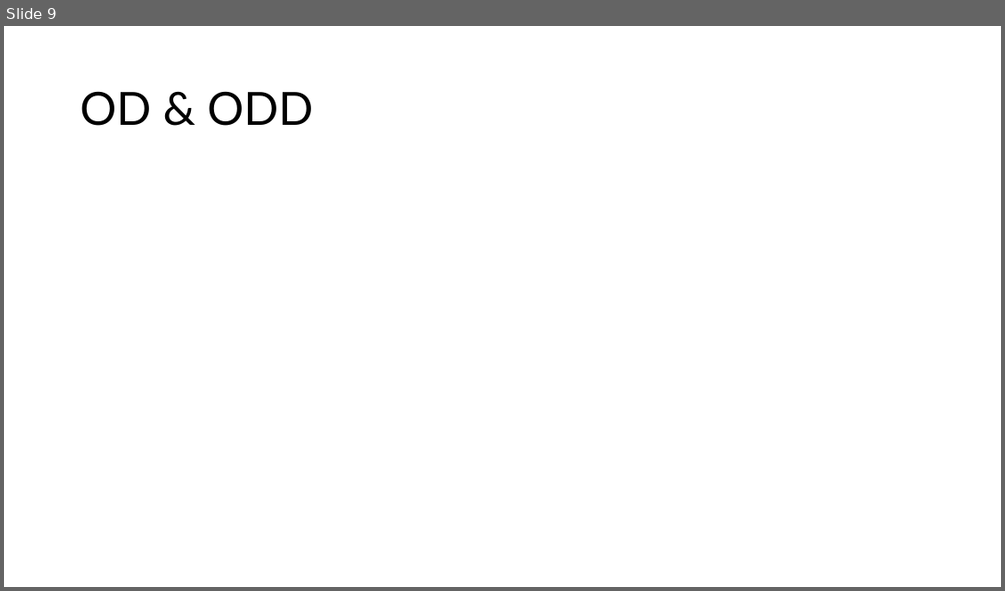
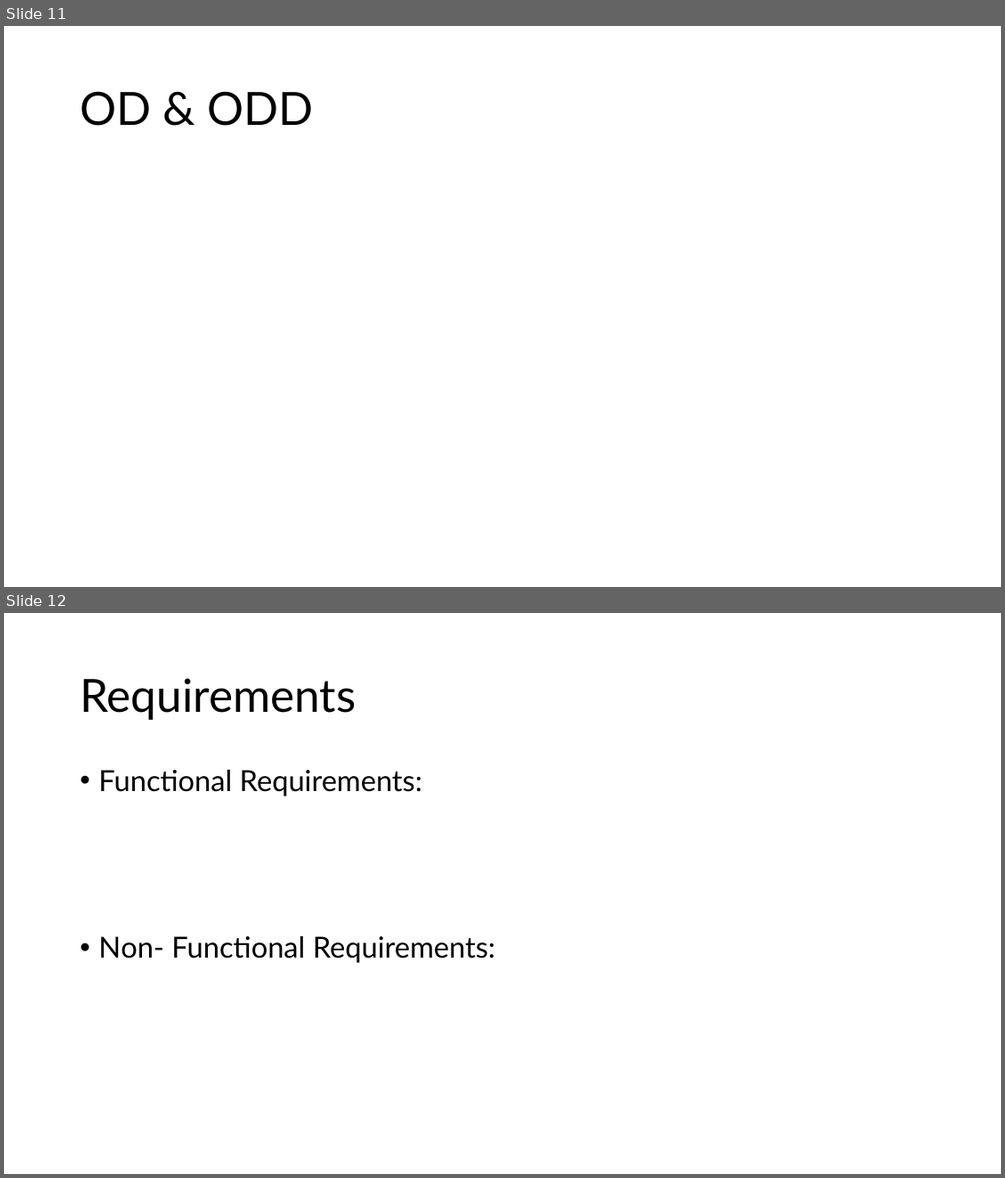
Before and after one commit to Niels149/AIASFault, a slide deck: AIASPres.pptx. Shown one above the other, each under a label of ours: slide 9 before the commit, slides 11 and 12 after it. The pictures are 1005x591 and 1005x1178 pixels, drawn with LibreOffice and Linux fonts; fonts in the diff are those of the drawing. Boxes give left, top, right and bottom in pixels: in the first picture for what was removed or moved away, otherwise in the second. Text is boxed around its words. In the diff, an @@ line names an element or a change of style, - is before the commit and + after.

```diff
--- a/AIASPres.pptx
+++ b/AIASPres.pptx
@@ slide 12 added at box(4, 613, 1001, 1174), background #FFFFFF @@
@@ title added at box(80, 678, 356, 720), 44 pt, text #000000 @@
+Requirements
@@ text added at box(98, 770, 495, 963), 28 pt, text #000000 @@
+• Functional Requirements:
+• Non- Functional Requirements:
@@ what was slide 9 is now slide 11 @@
```
Also in this commit, not shown: 2 other slides added, 1 other file.
